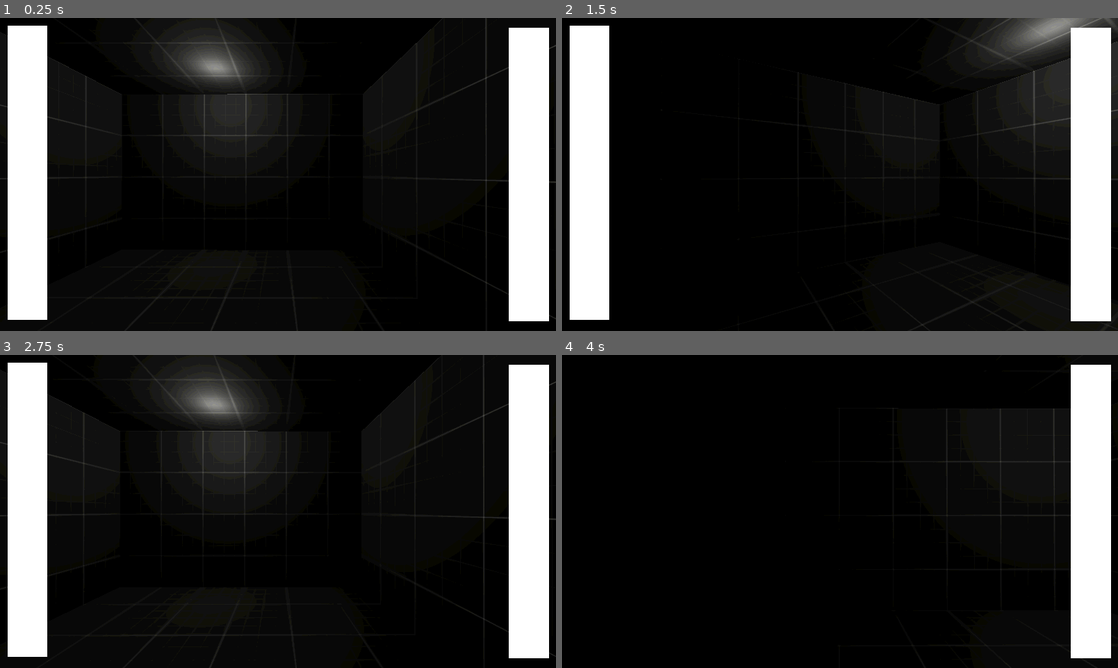
Above: before the commit, frames 1-4 (two rows, left to right).
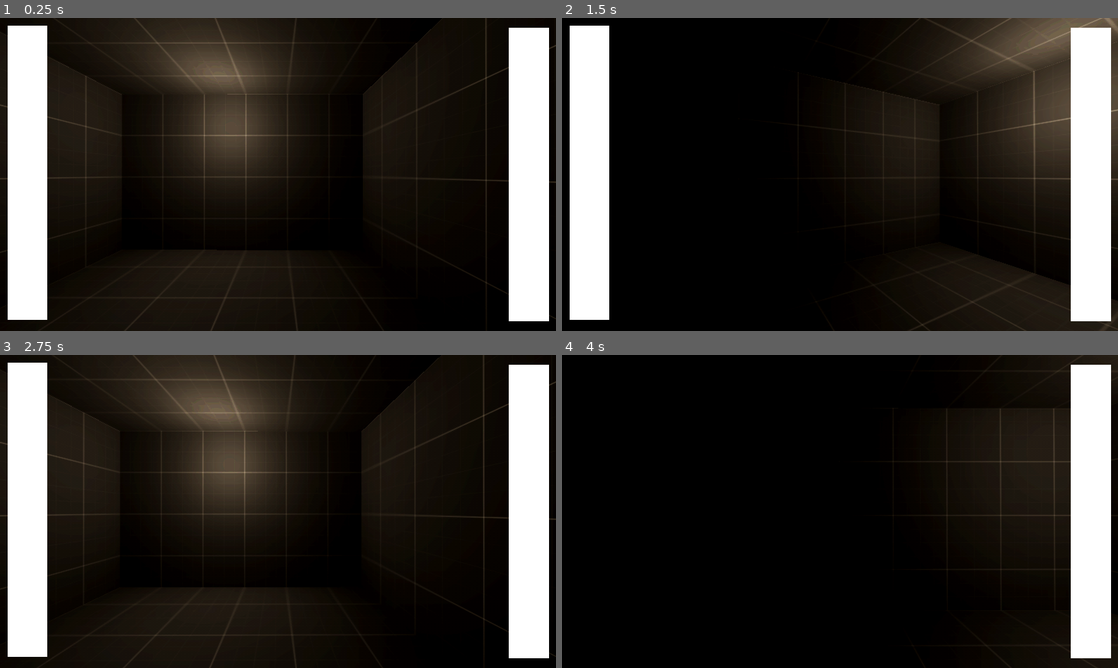
Above: after the commit, the same moments.

Repository: realparseek/hrushevka-gamejam
Game: Godot game, scene res://scenes/basement.tscn
Two runs of this game, one before a commit and one after it. Both use one fixed random seed, a clock stepped at 60 frames per second and the inputs below.
Inputs (mouse positions are in pixels of both pictures, inside the frame that each line leads up to):
- Up to frame 1 (0.25 s): no input
- Up to frame 2 (1.5 s): tap Enter at 0.5 s; move the mouse to (589, 174) at 0.52 s; move the mouse to (1090, 174) at 1.27 s
- Up to frame 3 (2.75 s): no input
- Up to frame 4 (4 s): tap Space at 2.75 s; move the mouse to (589, 511) at 2.77 s; move the mouse to (1006, 558) at 3.52 s

The runs differ from the first frame. In frame 1, 9.5% of the frame differs, in the area x 0-66%, y 0-90%; in frame 2, 8.5%; in frame 3, 9.9%, in the area x 0-65%, y 0-90%; in frame 4, 0.5%.

Commit message:
fix+light test

Diff:
--- a/project.godot
+++ b/project.godot
@@ -42,8 +42,3 @@
 [rendering]
 
 textures/canvas_textures/default_texture_filter=0
-lights_and_shadows/directional_shadow/soft_shadow_filter_quality=3
-lights_and_shadows/directional_shadow/soft_shadow_filter_quality.mobile=3
-lights_and_shadows/positional_shadow/soft_shadow_filter_quality=3
-lights_and_shadows/positional_shadow/atlas_quadrant_0_subdiv=3
-lights_and_shadows/positional_shadow/atlas_quadrant_1_subdiv=3
--- a/scenes/basement.tscn
+++ b/scenes/basement.tscn
@@ -1,9 +1,10 @@
-[gd_scene load_steps=10 format=3 uid="uid://c7ta5dnsw5ugk"]
+[gd_scene load_steps=11 format=3 uid="uid://c7ta5dnsw5ugk"]
 
 [ext_resource type="Script" uid="uid://brkx2lbhwje1k" path="res://scripts/radio.gd" id="1_wiqa1"]
 [ext_resource type="Material" uid="uid://bymsl8ipnbpy8" path="res://materials/walls.material" id="1_wvfle"]
 [ext_resource type="PackedScene" uid="uid://ce1vqv5d4yabf" path="res://prefabs/player.tscn" id="2_etyrx"]
 [ext_resource type="AudioStream" uid="uid://drcnp78aaq63m" path="res://sound/underground.ogg" id="3_wy1pe"]
+[ext_resource type="Script" uid="uid://ccyjlfticbtrc" path="res://scripts/omni_light_3d.gd" id="4_1ctny"]
 [ext_resource type="Shader" uid="uid://iouphtxhkil3" path="res://shaders/ps1_post_proccess.gdshader" id="4_hc2hy"]
 
 [sub_resource type="Sky" id="Sky_hc2hy"]
@@ -12,8 +13,11 @@
 background_mode = 2
 sky = SubResource("Sky_hc2hy")
 tonemap_mode = 3
-tonemap_exposure = 0.52
-fog_enabled = true
+tonemap_exposure = 0.5
+glow_enabled = true
+glow_mix = 0.7
+glow_bloom = 0.3
+glow_blend_mode = 4
 fog_mode = 1
 fog_density = 1.0
 
@@ -23,6 +27,9 @@
 shader = ExtResource("4_hc2hy")
 shader_parameter/viewport_size = Vector2(1600, 900)
 shader_parameter/virtual_resolution = Vector2(640, 480)
+shader_parameter/shadow_smoothness = 0.8
+shader_parameter/color_depth = 64
+shader_parameter/dither_strength = 0.02
 
 [node name="basement" type="Node3D"]
 
@@ -82,11 +89,16 @@
 transform = Transform3D(1, 0, 0, 0, 1, 0, 0, 0, 1, 0.39000285, 0.65034497, -1)
 
 [node name="OmniLight3D" type="OmniLight3D" parent="."]
-transform = Transform3D(1, 0, 0, 0, 1, 0, 0, 0, 1, -0.17835933, 1.8515661, -2.8396056)
-light_color = Color(1, 1, 0.95686275, 1)
+process_mode = 3
+transform = Transform3D(1, 0, 0, 0, 1, 0, 0, 0, 1, -0.17835933, 1.5914046, -2.96133)
+light_color = Color(0.98039216, 0.9019608, 0.7254902, 1)
+light_energy = 1.5
+light_indirect_energy = 3.0
 light_cull_mask = 4294966273
-omni_range = 4.0
-omni_shadow_mode = 0
+shadow_enabled = true
+shadow_opacity = 0.6
+omni_range = 3.0
+script = ExtResource("4_1ctny")
 
 [node name="ambient" type="AudioStreamPlayer" parent="."]
 stream = ExtResource("3_wy1pe")
--- /dev/null
+++ b/scripts/omni_light_3d.gd
@@ -0,0 +1,73 @@
+extends OmniLight3D
+
+
+var base_energy: float = 1.4
+var flicker_strength: float = 0.01
+var flicker_speed: float = 90
+
+
+var blink_timer: float = 0.0
+var blink_interval: float = 20.0
+var is_blinking: bool = false
+var blink_phase: float = 0.0
+var blink_type: int = 0
+
+func _ready():
+	light_energy = base_energy
+	light_color = Color("#FFE6C2")
+	blink_timer = randf_range(8.0, blink_interval)
+
+func _process(delta):
+	blink_timer -= delta
+
+	if blink_timer <= 0.0 and !is_blinking:
+		start_blink()
+
+	if is_blinking:
+		handle_blink(delta)
+	else:
+
+		var flicker = sin(Time.get_ticks_msec() * 0.001 * flicker_speed) * flicker_strength
+		light_energy = base_energy + flicker
+
+func start_blink():
+	is_blinking = true
+	blink_phase = 0.0
+	blink_type = randi() % 3
+
+func handle_blink(delta):
+	blink_phase += delta
+
+	match blink_type:
+		0:
+			if blink_phase < 0.15:
+				light_energy = 0.0
+			elif blink_phase < 0.25:
+				light_energy = base_energy
+			else:
+				finish_blink()
+
+		1:
+			if blink_phase < 0.4:
+				light_energy = 0.0
+			elif blink_phase < 0.5:
+				light_energy = base_energy
+			else:
+				finish_blink()
+
+		2:
+			if blink_phase < 0.1:
+				light_energy = 0.0
+			elif blink_phase < 0.15:
+				light_energy = base_energy
+			elif blink_phase < 0.25:
+				light_energy = 0.0
+			elif blink_phase < 0.35:
+				light_energy = base_energy
+			else:
+				finish_blink()
+
+func finish_blink():
+	is_blinking = false
+	light_energy = base_energy
+	blink_timer = randf_range(15.0, 40.0)
--- a/scripts/radio.gd
+++ b/scripts/radio.gd
@@ -11,10 +11,8 @@
 var radio_playing = false
 
 func _ready():
-	# Выбираем случайный трек при запуске
 	select_random_track()
 
-	# Подключаем сигнал окончания трека
 	self.finished.connect(_on_track_finished)
 	play_current_track()
 
--- a/shaders/models_shader.gdshader
+++ b/shaders/models_shader.gdshader
@@ -1,23 +1,50 @@
-shader_type canvas_item;
-uniform sampler2D screen_texture: hint_screen_texture,repeat_disable,filter_nearest;
-uniform vec2 viewport_size = vec2(1600,900);
-uniform vec2 virtual_resolution =vec2(640,480);
-const float ps1_dither[16] = float [16](
-	-4.0, 0.0, -3.0, 1.0,
-	2.0, -2.0, 3.0, -1.0,
-	-3.0, 1.0, -4.0, 0.0,
-	3.0, -1.0, 2.0, -2.0
-);
-void fragment() {
-	vec3 screen_color = texture(screen_texture, UV).rgb;
+shader_type spatial;
+render_mode blend_mix,
+	cull_disabled,
+	depth_prepass_alpha,
+	shadows_disabled,
+	specular_disabled,
+	vertex_lighting;
 
-	vec2 virtual_pos = floor(FRAGCOORD.xy * (virtual_resolution / viewport_size));
-	int x = int(mod(virtual_pos.x, 4.0));
-	int y = int(mod (virtual_pos.y, 4.0));
-	int index = y * 4 + x;
+uniform bool affine_mapping = false;
+uniform sampler2D albedo : source_color, filter_nearest;
+uniform float alpha_scissor : hint_range(0, 1) = 0.5;
+uniform float jitter: hint_range(0, 1) = 0.25;
+uniform ivec2 resolution = ivec2(320, 240);
 
-	float dither_offset = (ps1_dither[index] / 8.0);
+vec4 snap_to_position(vec4 base_position)
+{
+	vec4 snapped_position = base_position;
+	snapped_position.xyz = base_position.xyz / base_position.w;
 
-	vec3 quantized_color = floor((screen_color* 255.0) / 8.0) / 31.0;
-	COLOR = vec4(quantized_color, 1);
+	vec2 snap_resulotion = floor(vec2(resolution) * (1.0 - jitter));
+	snapped_position.x = floor(snap_resulotion.x * snapped_position.x) / snap_resulotion.x;
+	snapped_position.y = floor(snap_resulotion.y * snapped_position.y) / snap_resulotion.y;
+
+	snapped_position.xyz *= base_position.w;
+	return snapped_position;
 }
+
+void vertex()
+{
+	vec4 snapped_position = snap_to_position(PROJECTION_MATRIX * MODELVIEW_MATRIX * vec4(VERTEX, 1.0));
+	if (affine_mapping)
+	{
+		POSITION = snapped_position;
+		POSITION /= abs(POSITION.w);
+	}
+	else
+	{
+		POSITION = snapped_position;
+	}
+}
+
+void fragment()
+{
+	vec4 color_base = COLOR;
+	vec4 texture_color = texture(albedo, UV);
+
+	ALBEDO = (color_base * texture_color).rgb;
+	ALPHA = texture_color.a * color_base.a;
+	ALPHA_SCISSOR_THRESHOLD = alpha_scissor;
+}
--- a/shaders/ps1_post_proccess.gdshader
+++ b/shaders/ps1_post_proccess.gdshader
@@ -1,23 +1,75 @@
 shader_type canvas_item;
 uniform sampler2D screen_texture: hint_screen_texture,repeat_disable,filter_nearest;
 uniform vec2 viewport_size = vec2(1600,900);
-uniform vec2 virtual_resolution =vec2(640,480);
+uniform vec2 virtual_resolution = vec2(640,480);
+uniform float shadow_smoothness = 0.7;
+uniform int color_depth = 64;
+uniform float dither_strength = 0.01; // Сила
+
 const float ps1_dither[16] = float [16](
 	-4.0, 0.0, -3.0, 1.0,
 	2.0, -2.0, 3.0, -1.0,
 	-3.0, 1.0, -4.0, 0.0,
 	3.0, -1.0, 2.0, -2.0
 );
+
+// Квантование с плавными переходами
+vec3 smooth_quantize(vec3 color, int levels) {
+    float step = 1.0 / float(levels - 1);
+    vec3 quantized = floor(color / step + 0.5) * step;
+
+    // Плавное смешивание
+    float blend = shadow_smoothness * (1.0 - length(color - quantized) * 2.0);
+    blend = clamp(blend, 0.0, shadow_smoothness);
+
+    return mix(color, quantized, blend);
+}
+
+// Определение теней
+bool is_shadow_color(vec3 color) {
+    float brightness = dot(color, vec3(0.299, 0.587, 0.114));
+    return brightness < 0.3; // порог
+}
+
 void fragment() {
 	vec3 screen_color = texture(screen_texture, UV).rgb;
 
 	vec2 virtual_pos = floor(FRAGCOORD.xy * (virtual_resolution / viewport_size));
 	int x = int(mod(virtual_pos.x, 4.0));
-	int y = int(mod (virtual_pos.y, 4.0));
+	int y = int(mod(virtual_pos.y, 4.0));
 	int index = y * 4 + x;
 
-	float dither_offset = (ps1_dither[index] / 8.0);
+	float dither_offset = (ps1_dither[index] / 32.0); //
 
-	vec3 quantized_color = floor((screen_color* 255.0) / 8.0) / 31.0;
-	COLOR = vec4(quantized_color, 1);
+	vec3 quantized_color = floor((screen_color * 255.0) / 8.0) / 31.0;
+
+	// Сглаживание к темным областям
+	if (is_shadow_color(screen_color)) {
+		vec3 smooth_shadow = smooth_quantize(screen_color, color_depth);
+		quantized_color = mix(quantized_color, smooth_shadow, shadow_smoothness);
+
+		// Дизеринг для очень темных теней с минимальной силой
+		if (dot(screen_color, vec3(0.299, 0.587, 0.114)) < 0.2) {
+			quantized_color += dither_offset * dither_strength;
+		}
+	}
+
+	// Фильтр для устранения ряби
+	vec3 final_color = quantized_color;
+
+	// Небольшое сглаживание
+	vec3 color_up = texture(screen_texture, UV + vec2(0.0, 1.0/viewport_size.y)).rgb;
+	vec3 color_down = texture(screen_texture, UV + vec2(0.0, -1.0/viewport_size.y)).rgb;
+	vec3 color_left = texture(screen_texture, UV + vec2(-1.0/viewport_size.x, 0.0)).rgb;
+	vec3 color_right = texture(screen_texture, UV + vec2(1.0/viewport_size.x, 0.0)).rgb;
+
+	vec3 average = (color_up + color_down + color_left + color_right) / 4.0;
+	float similarity = 1.0 - distance(screen_color, average);
+
+	// Смешиваем с соседними пикселями только если есть сильные отличия (рябь)
+	if (similarity < 0.95) {
+		final_color = mix(final_color, average, 0.1);
+	}
+
+	COLOR = vec4(final_color, 1.0);
 }
Not shown, added: scripts/omni_light_3d.gd.uid
